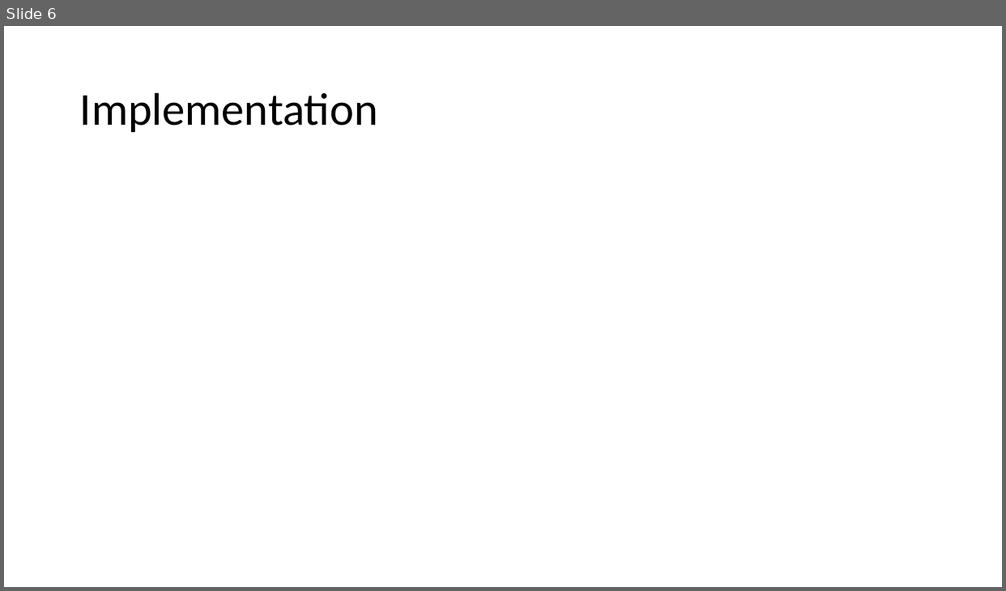
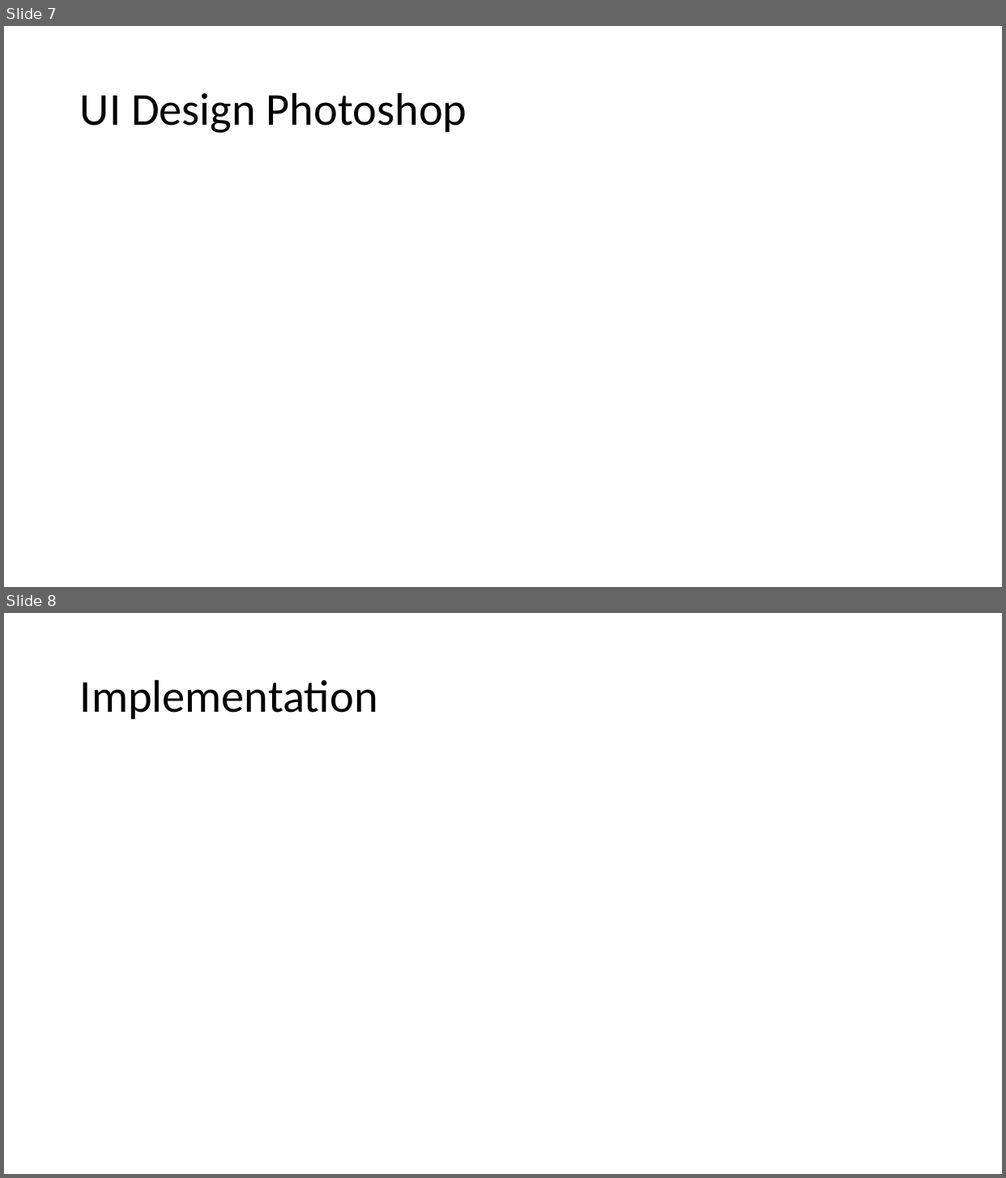
Before and after one commit to GroupProjectSpaceGame/Group-Project, a slide deck: Documentation/Space Adventure Game.pptx. Shown one above the other, each under a label of ours: slide 6 before the commit, slides 7 and 8 after it. The pictures are 1006x591 and 1006x1178 pixels, drawn with LibreOffice and Linux fonts; fonts in the diff are those of the drawing. Boxes give left, top, right and bottom in pixels: in the first picture for what was removed or moved away, otherwise in the second. Text is boxed around its words. In the diff, an @@ line names an element or a change of style, - is before the commit and + after.

```diff
--- a/Documentation/Space Adventure Game.pptx
+++ b/Documentation/Space Adventure Game.pptx
@@ slide 7 added at bbox=[4, 26, 1002, 587], background #FFFFFF @@
@@ title added at bbox=[80, 92, 467, 133], 44 pt, text #000000 @@
+UI Design Photoshop
@@ what was slide 6 is now slide 8 @@
```
Also in this commit, not shown: 1 slide changed, 1 other slide added, 1 other file.
